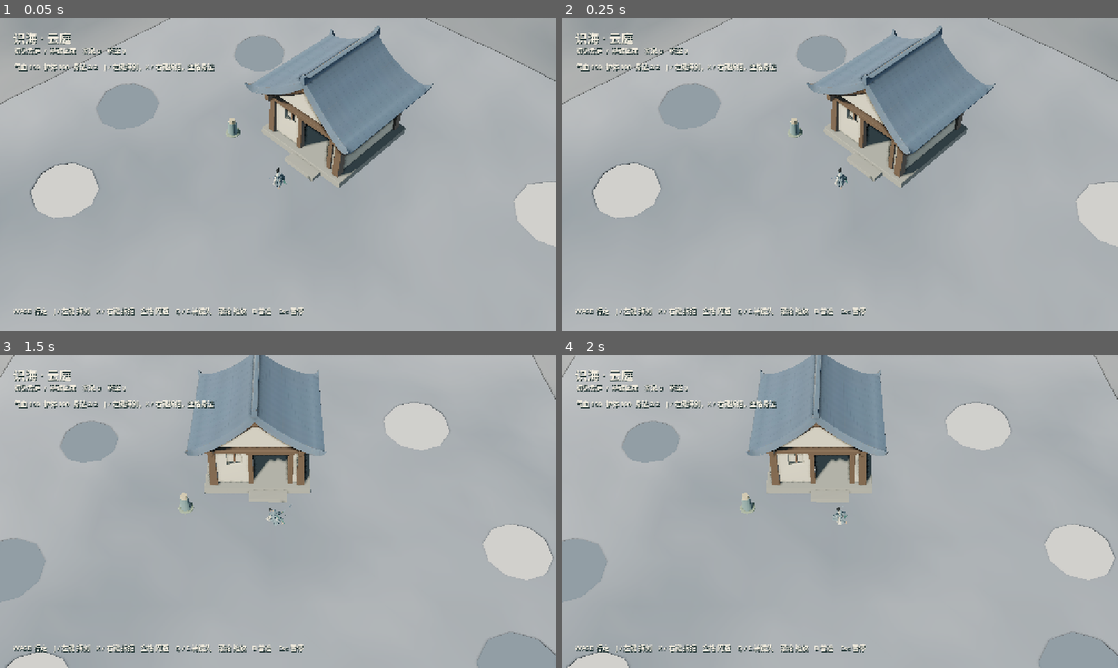
Above: before the commit, frames 1-4 (two rows, left to right).
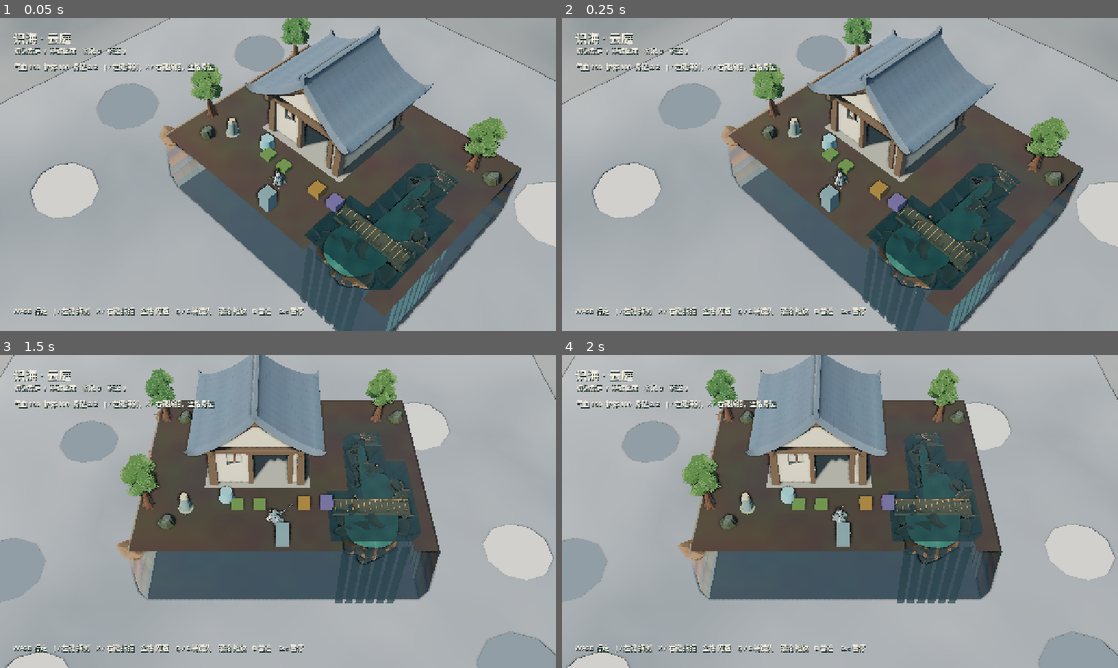
Above: after the commit, the same moments.

Repository: YI1219/Idle_and_incremental_game
Game: Godot game, scene res://scenes/play.tscn
The game is run twice, just before and just after one commit, with the same random seed, the same clock (stepped at 60 frames per second) and the same inputs.
Inputs (mouse positions are in pixels of both pictures, inside the frame that each line leads up to):
- Up to frame 1 (0.05 s): no input
- Up to frame 2 (0.25 s): no input
- Up to frame 3 (1.5 s): tap Enter at 0.5 s; move the mouse to (400, 495) at 0.52 s; hold D (move_right) 0.53-1.25 s; hold Q (camera_left) 0.53-1.25 s; click (400, 495) at 0.67 s; tap Space at 0.77 s; drag from (166, 527) to (250, 574) at 1.27 s
- Up to frame 4 (2 s): no input

The runs differ from the first frame. In frame 1, 28% of the frame differs, in the area x 28-94%, y 0-100%; in frame 2, 28%; in frame 3, 27%; in frame 4, 27%.
Error before the commit: Parse Error: Cannot infer the type of "budget" variable because the value doesn't have a set type. (res://scripts/world/river_terrain.gd:474)

Commit message:
Close heightfield hole walls with shared rim posts.
Wall columns are now per-vertex so outer coasts and dig-through holes
share top and bottom edges. Drop per-triangle Voronoi displacement that
was splitting those rims. Also pin GDScript types that 4.7 rejected.

Co-authored-by: YI <YI1219@users.noreply.github.com>

Diff:
--- a/scripts/build/builder.gd
+++ b/scripts/build/builder.gd
@@ -174,7 +174,7 @@
 	if island==null or island.terrain==null or not island.terrain.has_method("flatten_footprint"):
 		return "ok"
 	var cells: Array[Vector2i]=layout.footprint(kind,cell)
-	var after:=island.sim.cell_count()
+	var after: int=island.sim.cell_count()
 	var quote: Dictionary=island.terrain.flatten_footprint(cells,island.sim.xirang,after,true)
 	if not bool(quote.get("ok",false)):
 		return String(quote.get("reason","ok")) if quote.has("reason") else "ok"
@@ -357,7 +357,7 @@
 	return node.field.preview_brush(tool,world,brush_radius,brush_strength,_free_brush())
 func _sculpt_at(world: Vector3) -> Dictionary:
 	island.sim.catch_up(island._clock_minutes)
-	var after:=island.sim.cell_count()
+	var after: int=island.sim.cell_count()
 	var result: Dictionary=island.terrain.apply_sculpt(tool,world,brush_radius,brush_strength,_free_brush(),island.sim.xirang,after,_blocked_cells(),_sculpt_ref)
 	last_sculpt=result
 	if bool(result.get("ok",false)):
--- a/scripts/world/heightfield.gd
+++ b/scripts/world/heightfield.gd
@@ -516,7 +516,7 @@
 				heap.append([fill[cell_index(cx, cz)], cx, cz])
 	heap.sort_custom(func(a, b): return float(a[0]) < float(b[0]))
 	var cursor := 0
-	var dirs := [Vector2i(1, 0), Vector2i(-1, 0), Vector2i(0, 1), Vector2i(0, -1)]
+	var dirs: Array[Vector2i] = [Vector2i(1, 0), Vector2i(-1, 0), Vector2i(0, 1), Vector2i(0, -1)]
 	while cursor < heap.size():
 		var item: Array = heap[cursor]
 		cursor += 1
@@ -526,8 +526,8 @@
 		if float(item[0]) > fill[idx] + 1e-6:
 			continue
 		for d: Vector2i in dirs:
-			var nx := cxi + d.x
-			var nz := czi + d.y
+			var nx: int = cxi + d.x
+			var nz: int = czi + d.y
 			if not is_land(nx, nz):
 				continue
 			var nidx := cell_index(nx, nz)
@@ -705,9 +705,10 @@
 
 
 func _cell_touches_drain(cx: int, cz: int) -> bool:
-	for d in [Vector2i(1, 0), Vector2i(-1, 0), Vector2i(0, 1), Vector2i(0, -1)]:
-		var nx := cx + d.x
-		var nz := cz + d.y
+	var dirs: Array[Vector2i] = [Vector2i(1, 0), Vector2i(-1, 0), Vector2i(0, 1), Vector2i(0, -1)]
+	for d: Vector2i in dirs:
+		var nx: int = cx + d.x
+		var nz: int = cz + d.y
 		if not in_cell(nx, nz) or not is_land(nx, nz):
 			return true
 	return false
@@ -744,16 +745,17 @@
 				continue
 			var idx := cell_index(cx, cz)
 			var inland := false
-			for d in [Vector2i(1, 0), Vector2i(-1, 0), Vector2i(0, 1), Vector2i(0, -1)]:
-				var n := Vector2i(cx, cz) + d
+			var dirs: Array[Vector2i] = [Vector2i(1, 0), Vector2i(-1, 0), Vector2i(0, 1), Vector2i(0, -1)]
+			for d: Vector2i in dirs:
+				var n: Vector2i = Vector2i(cx, cz) + d
 				if is_land(n.x, n.y):
 					var nidx := cell_index(n.x, n.y)
 					if fill[nidx] > cell_h[nidx] + 0.08:
 						inland = true
 			# A notch or hole-edge that a higher basin can spill through.
 			var is_notch := false
-			for d in [Vector2i(1, 0), Vector2i(-1, 0), Vector2i(0, 1), Vector2i(0, -1)]:
-				var n2 := Vector2i(cx, cz) + d
+			for d2: Vector2i in dirs:
+				var n2: Vector2i = Vector2i(cx, cz) + d2
 				if is_land(n2.x, n2.y) and cell_h[cell_index(n2.x, n2.y)] > cell_h[idx] + 0.20:
 					is_notch = true
 			if inland or is_notch:
@@ -769,7 +771,8 @@
 
 func _drain_outward(cx: int, cz: int) -> Vector3:
 	var acc := Vector2.ZERO
-	for d in [Vector2i(1, 0), Vector2i(-1, 0), Vector2i(0, 1), Vector2i(0, -1)]:
+	var dirs: Array[Vector2i] = [Vector2i(1, 0), Vector2i(-1, 0), Vector2i(0, 1), Vector2i(0, -1)]
+	for d: Vector2i in dirs:
 		if not is_land(cx + d.x, cz + d.y):
 			acc += Vector2(d.x, d.y)
 	if acc.length_squared() < 1e-6:
--- a/scripts/world/heightfield_mesh.gd
+++ b/scripts/world/heightfield_mesh.gd
@@ -86,9 +86,13 @@
 
 
 static func is_closed(payload: Dictionary, tolerance: float = 0.012) -> bool:
+	return odd_edge_ratio(payload, tolerance) < 0.02
+
+
+static func odd_edge_ratio(payload: Dictionary, tolerance: float = 0.012) -> float:
 	var faces: PackedVector3Array = payload.get("vertices", PackedVector3Array())
 	if faces.size() < 12:
-		return false
+		return 1.0
 	var counts: Dictionary = {}
 	for i in range(0, faces.size(), 3):
 		_count_edge(counts, faces[i], faces[i + 1], tolerance)
@@ -100,7 +104,7 @@
 		total += 1
 		if int(counts[key]) % 2 != 0:
 			odd += 1
-	return total > 0 and float(odd) / float(total) < 0.02
+	return 0.0 if total == 0 else float(odd) / float(total)
 
 
 static func lowest_y(payload: Dictionary) -> float:
@@ -191,36 +195,106 @@
 
 
 static func _emit_facet(field: Heightfield, verts: PackedVector3Array, norms: PackedVector3Array, cols: PackedColorArray, uvs: PackedVector2Array, a: Vector3, b: Vector3, c: Vector3) -> void:
+	# Keep authored vertex positions so rim edges match the wall posts.
+	# Chunky rock is the stylized shader + unshared per-face normals.
 	var n := (b - a).cross(c - a)
 	if n.length_squared() < 1e-10:
 		return
-	n = n.normalized()
-	var pts := [a, b, c]
-	if n.y < ROCK_SLOPE:
-		var mid := (a + b + c) / 3.0
-		var out := Vector3(n.x, 0.0, n.z)
-		if out.length_squared() < 1e-6:
-			out = Vector3(n.x, 0.0, n.z)
-		for i in 3:
-			pts[i] = field.voronoi_push(pts[i], out.normalized() if out.length_squared() > 1e-6 else Vector3.FORWARD)
-		n = (pts[1] - pts[0]).cross(pts[2] - pts[0])
-		if n.length_squared() < 1e-10:
-			return
-		n = n.normalized()
-	var color := field.hash_color((pts[0] + pts[1] + pts[2]) / 3.0, n.y)
-	for p in pts:
-		verts.append(p)
-		norms.append(n)
-		cols.append(color)
-		uvs.append(Vector2(p.x, p.z) * 0.12)
+	_tri(verts, norms, cols, uvs, a, b, c, field.hash_color((a + b + c) / 3.0, n.normalized().y), false)
 
 
 static func _emit_walls_and_bottom(field: Heightfield, chunk: Vector2i, verts: PackedVector3Array, norms: PackedVector3Array, cols: PackedColorArray, uvs: PackedVector2Array, lod: bool) -> void:
-	var loops := _chunk_loops(field, chunk)
 	var rings := 3 if lod else WALL_RINGS
-	for loop in loops:
-		_extrude_loop(field, loop, rings, verts, norms, cols, uvs)
+	_emit_grid_walls(field, chunk, rings, verts, norms, cols, uvs)
 	_emit_bottom(field, chunk, verts, norms, cols, uvs)
+
+
+static func _emit_grid_walls(field: Heightfield, chunk: Vector2i, rings: int, verts: PackedVector3Array, norms: PackedVector3Array, cols: PackedColorArray, uvs: PackedVector2Array) -> void:
+	var cs := Heightfield.CHUNK
+	var x0 := chunk.x * cs
+	var z0 := chunk.y * cs
+	var x1 := mini(x0 + cs, field.cells_x())
+	var z1 := mini(z0 + cs, field.cells_z())
+	var posts: Dictionary = {}
+	for cz in range(z0, z1):
+		for cx in range(x0, x1):
+			if not field.is_land(cx, cz):
+				continue
+			_wall_if_open(field, verts, norms, cols, uvs, cx, cz, 0, -1, rings, posts)
+			_wall_if_open(field, verts, norms, cols, uvs, cx, cz, 1, 0, rings, posts)
+			_wall_if_open(field, verts, norms, cols, uvs, cx, cz, 0, 1, rings, posts)
+			_wall_if_open(field, verts, norms, cols, uvs, cx, cz, -1, 0, rings, posts)
+
+
+static func _wall_if_open(field: Heightfield, verts: PackedVector3Array, norms: PackedVector3Array, cols: PackedColorArray, uvs: PackedVector2Array, cx: int, cz: int, dx: int, dz: int, rings: int, posts: Dictionary) -> void:
+	if field.is_land(cx + dx, cz + dz):
+		return
+	var a: Vector2i
+	var b: Vector2i
+	if dx == 0 and dz == -1:
+		a = Vector2i(cx, cz)
+		b = Vector2i(cx + 1, cz)
+	elif dx == 1 and dz == 0:
+		a = Vector2i(cx + 1, cz)
+		b = Vector2i(cx + 1, cz + 1)
+	elif dx == 0 and dz == 1:
+		a = Vector2i(cx + 1, cz + 1)
+		b = Vector2i(cx, cz + 1)
+	else:
+		a = Vector2i(cx, cz + 1)
+		b = Vector2i(cx, cz)
+	var col_a: Array = _wall_post(field, a.x, a.y, rings, posts)
+	var col_b: Array = _wall_post(field, b.x, b.y, rings, posts)
+	var n := mini(col_a.size(), col_b.size())
+	for r in range(n - 1):
+		var pa: Vector3 = col_a[r]
+		var pb: Vector3 = col_b[r]
+		var qa: Vector3 = col_a[r + 1]
+		var qb: Vector3 = col_b[r + 1]
+		var color := field.hash_color((pa + pb + qb) / 3.0, 0.2 if r > 0 else 0.85)
+		_tri(verts, norms, cols, uvs, pa, pb, qb, color, false)
+		_tri(verts, norms, cols, uvs, pa, qb, qa, color, false)
+
+
+static func _vertex_outward(field: Heightfield, ix: int, iz: int) -> Vector3:
+	var acc := Vector2.ZERO
+	var cells: Array[Vector2i] = [Vector2i(ix - 1, iz - 1), Vector2i(ix - 1, iz), Vector2i(ix, iz - 1), Vector2i(ix, iz)]
+	var dirs: Array[Vector2] = [Vector2(-0.5, -0.5), Vector2(-0.5, 0.5), Vector2(0.5, -0.5), Vector2(0.5, 0.5)]
+	var land_n := 0
+	for i in 4:
+		if field.is_land(cells[i].x, cells[i].y):
+			acc -= dirs[i]
+			land_n += 1
+		else:
+			acc += dirs[i]
+	if land_n == 0 or land_n == 4 or acc.length_squared() < 1e-8:
+		return Vector3.ZERO
+	acc = acc.normalized()
+	return Vector3(acc.x, 0.0, acc.y)
+
+
+static func _wall_post(field: Heightfield, ix: int, iz: int, rings: int, posts: Dictionary) -> Array:
+	var key := Vector2i(ix, iz)
+	if posts.has(key):
+		return posts[key]
+	var top := field.world_vertex(ix, iz)
+	var bot := _bottom_vert(field, ix, iz)
+	var outward := _vertex_outward(field, ix, iz)
+	var col: Array = []
+	col.append(top)
+	# Grass lip sits off the top plane so it cannot z-fight the surface.
+	col.append(top + outward * LIP + Vector3(0.0, 0.018, 0.0))
+	var last := maxi(rings - 1, 2)
+	for r in range(2, last):
+		var t := float(r) / float(last)
+		var sm := t * t * (3.0 - 2.0 * t)
+		var p := top.lerp(bot, sm)
+		p += outward * (0.04 - 0.08 * t)
+		p = field.voronoi_push(p, outward)
+		col.append(p)
+	col.append(bot)
+	posts[key] = col
+	return col
 
 
 static func _chunk_loops(field: Heightfield, chunk: Vector2i) -> Array:
--- a/scripts/world/river_terrain.gd
+++ b/scripts/world/river_terrain.gd
@@ -471,7 +471,7 @@
 	if delta > 0.0 and xirang:
 		cost = xirang.quote_volume(delta, island_cells)
 		if not xirang.can_afford(cost):
-			var budget := xirang.points / maxf(float(xirang.cfg["cost_per_volume"]), 1e-6)
+			var budget: float = float(xirang.points) / maxf(float(xirang.cfg["cost_per_volume"]), 1e-6)
 			if island_cells > 0:
 				budget = budget / maxf(xirang.soft_multiplier(island_cells), 1e-6)
 			var applied: Dictionary = island.field.scale_brush_to_budget(op, world, radius, strength, free, h_ref, budget, blocked)
--- a/tests/heightfield_test.gd
+++ b/tests/heightfield_test.gd
@@ -49,8 +49,8 @@
 	xirang.configure({})
 	check(is_equal_approx(xirang.quote_volume(4.0, 10), 1.0), "volume quote matches cell cost at 4 m3")
 	check(is_equal_approx(xirang.quote_remove_volume(4.0), 0.5), "volume refund uses the 0.5 ratio")
-	var preview := field.preview_brush("raise", Vector3(2.0, 0.0, 1.5), 1.2, 0.8, true)
-	var applied := field.apply_brush("raise", Vector3(2.0, 0.0, 1.5), 1.2, 0.8, true)
+	var preview: Dictionary = field.preview_brush("raise", Vector3(2.0, 0.0, 1.5), 1.2, 0.8, true)
+	var applied: Dictionary = field.apply_brush("raise", Vector3(2.0, 0.0, 1.5), 1.2, 0.8, true)
 	check(is_equal_approx(float(preview["delta_volume"]), float(applied["delta_volume"])), "preview volume matches commit")
 
 
@@ -81,7 +81,8 @@
 	check(not field.is_land(hole.x, hole.y), "digging to the bottom clears the mask")
 	var payload := HeightfieldMesh.build_chunk(field, Vector2i(0, 0), "full")
 	check(int(payload["triangles"]) > 20, "a holed island still has a mesh")
-	check(HeightfieldMesh.is_closed(payload), "dig-through hole keeps a closed wall/bottom")
+	var hole_odd := HeightfieldMesh.odd_edge_ratio(payload)
+	check(hole_odd < 0.02, "dig-through hole keeps a closed wall/bottom (odd=%.4f)" % hole_odd)
 	check(HeightfieldMesh.lowest_y(payload) < -3.5, "closed underside still hangs at y_bottom")
 
 
@@ -97,9 +98,12 @@
 	var level := float(lake.get("level", 0.0))
 	var floor_h := field.sample_height(Vector3(4.0, 0.0, 4.0))
 	check(level >= floor_h + 0.02, "water surface sits at least 2 cm above the pit floor")
-	# Notch the rim to the coast so the lake drains.
-	for x in range(5, 10):
-		field.apply_brush("lower", Vector3(float(x) * 0.5 + field.origin.x, 0.0, 4.0), 0.7, 1.1, true)
+	# Notch the east rim all the way to the coast so the lake drains.
+	var max_x := field.origin.x + float(field.cells_x()) * field.spacing
+	var x := 5.5
+	while x <= max_x + 0.2:
+		field.apply_brush("lower", Vector3(x, 0.0, 4.0), 0.75, 1.2, true)
+		x += 0.45
 	var drained: Dictionary = field.compute_water()
 	var still := 0
 	for lake2 in drained.get("lakes", []):
@@ -112,8 +116,8 @@
 	var field := _rect_field(6, 6, 9)
 	field.apply_brush("raise", Vector3(3.0, 0.0, 3.0), 2.0, 1.4, true)
 	var cells: Array = [Vector2i(2, 2), Vector2i(3, 2), Vector2i(2, 3), Vector2i(3, 3)]
-	var preview := field.duplicate_field().flatten_footprint(cells)
-	var done := field.flatten_footprint(cells)
+	var preview: Dictionary = field.duplicate_field().flatten_footprint(cells)
+	var done: Dictionary = field.flatten_footprint(cells)
 	check(is_equal_approx(float(preview["delta_volume"]), float(done["delta_volume"])), "flatten preview matches commit")
 	check(is_equal_approx(float(done["target"]), field.snap_height(float(done["target"]))), "flatten target is terrace-snapped")
 	var xirang := XirangLib.new()
Not shown, added: scripts/world/heightfield.gd.uid
Not shown, added: scripts/world/heightfield_mesh.gd.uid
Not shown, added: scripts/world/island_heightfield.gd.uid
Not shown, added: shaders/world/island_heightfield.gdshader.uid
Not shown, added: tests/capture_heightfield.gd.uid
Not shown, added: tests/heightfield_test.gd.uid
Not shown, changed: docs/terrain.md
